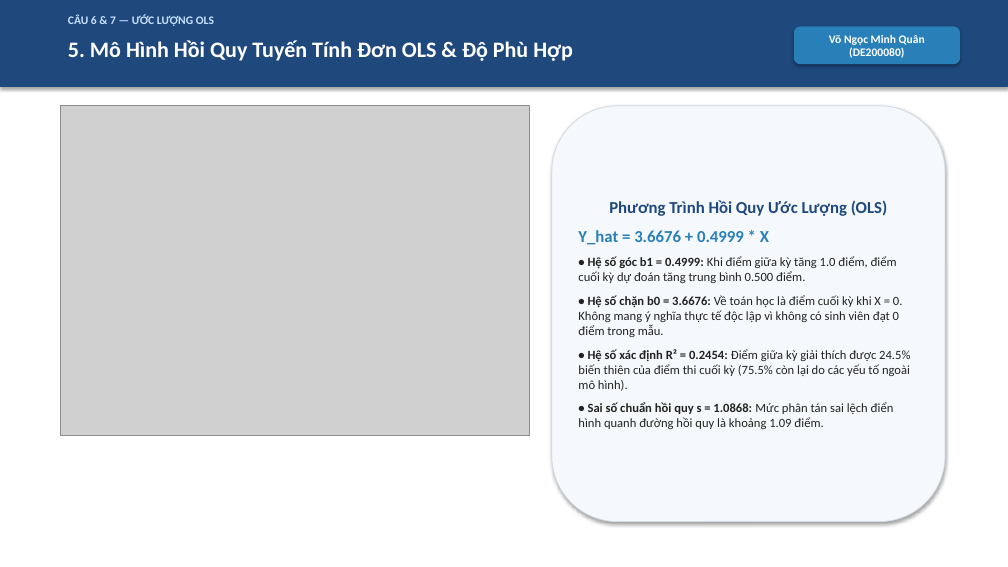
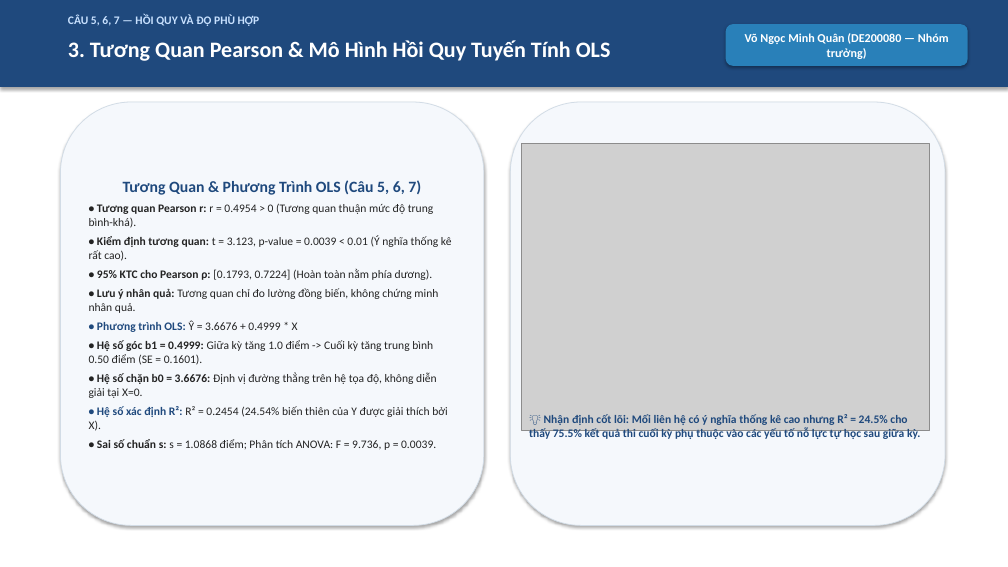
Before and after one commit to hieune321/mas-project-topic1, a slide deck: slide 4 of outputs/reports/Computer_Project_Topic_1_Slides.pptx (slide 6 before the commit). Drawn at 1008x567 pixels with LibreOffice and Linux fonts; fonts in the diff are those of the drawing; grey boxes stand for pictures. Boxes give left, top, right and bottom in pixels: in the first picture for what was removed or moved away, otherwise in the second. Text is boxed around its words. In the diff, an @@ line names an element or a change of style, - is before the commit and + after.

```diff
--- a/outputs/reports/Computer_Project_Topic_1_Slides.pptx
+++ b/outputs/reports/Computer_Project_Topic_1_Slides.pptx
@@ text at [68,14,260,26]: text changed @@
-CÂU 6 & 7 — ƯỚC LƯỢNG OLS
+CÂU 5, 6, 7 — HỒI QUY VÀ ĐỘ PHÙ HỢP
@@ rounded rectangle "Võ Ngọc Minh Quân (DE200080 ...": place and size @@
-rounded rectangle "Võ Ngọc Minh Quân (DE200080 ..." at [794,26,960,64]
+rounded rectangle "Võ Ngọc Minh Quân (DE200080 ..." at [726,24,968,66]
@@ text at [68,40,611,61]: text changed @@
-5. Mô Hình Hồi Quy Tuyến Tính Đơn OLS & Độ Phù Hợp
+3. Tương Quan Pearson & Mô Hình Hồi Quy Tuyến Tính OLS
@@ text in rounded rectangle at [745,33,949,59]: text changed; size 11 to 11.5 pt @@
-Võ Ngọc Minh Quân (DE200080)
+Võ Ngọc Minh Quân (DE200080 — Nhóm trưởng)
@@ rounded rectangle added at [60,102,484,526], fill #F5F8FC, outline #D2DCE6 0.75 pt, 11 pt, text #232323 @@
+Tương Quan & Phương Trình OLS (Câu 5, 6, 7)
+• Tương quan Pearson r: r = 0.4954 > 0 (Tương quan thuận mức độ trung bình-khá).
+• Kiểm định tương quan: t = 3.123, p-value = 0.0039 < 0.01 (Ý nghĩa thống kê rất cao).
+• 95% KTC cho Pearson ρ: [0.1793, 0.7224] (Hoàn toàn nằm phía dương).
+• Lưu ý nhân quả: Tương quan chỉ đo lường đồng biến, không chứng minh nhân quả.
+• Phương trình OLS: Ŷ = 3.6676 + 0.4999 * X
+• Hệ số góc b1 = 0.4999: Giữa kỳ tăng 1.0 điểm -> Cuối kỳ tăng trung bình 0.50 điểm (SE = 0.1601).
+• Hệ số chặn b0 = 3.6676: Định vị đường thẳng trên hệ tọa độ, không diễn giải tại X=0.
+• Hệ số xác định R²: R² = 0.2454 (24.54% biến thiên của Y được giải thích bởi X).
+• Sai số chuẩn s: s = 1.0868 điểm; Phân tích ANOVA: F = 9.736, p = 0.0039.
@@ rounded rectangle: place and size @@
-rounded rectangle at [552,106,945,522]
+rounded rectangle at [510,102,945,526]
@@ picture: place and size @@
-picture at [60,106,529,435]
+picture at [522,144,930,430]
@@ text in rounded rectangle at [578,200,910,429]: text removed @@
-Phương Trình Hồi Quy Ước Lượng (OLS)
-Y_hat = 3.6676 + 0.4999 * X
-• Hệ số góc b1 = 0.4999: Khi điểm giữa kỳ tăng 1.0 điểm, điểm cuối kỳ dự đoán tăng trung bình 0.500 điểm.
-• Hệ số chặn b0 = 3.6676: Về toán học là điểm cuối kỳ khi X = 0. Không mang ý nghĩa thực tế độc lập vì không có sinh viên đạt 0 điểm trong mẫu.
-• Hệ số xác định R² = 0.2454: Điểm giữa kỳ giải thích được 24.5% biến thiên của điểm thi cuối kỳ (75.5% còn lại do các yếu tố ngoài mô hình).
-• Sai số chuẩn hồi quy s = 1.0868: Mức phân tán sai lệch điển hình quanh đường hồi quy là khoảng 1.09 điểm.
@@ text added at [529,414,920,440], 11 pt, text #1F497D, bold @@
+💡 Nhận định cốt lõi: Mối liên hệ có ý nghĩa thống kê cao nhưng R² = 24.5% cho thấy 75.5% kết quả thi cuối kỳ phụ thuộc vào các yếu tố nỗ lực tự học sau giữa kỳ.
```
Also in this commit, not shown: 4 other slides changed, 2 slides added, 7 slides removed, 12 other files.
